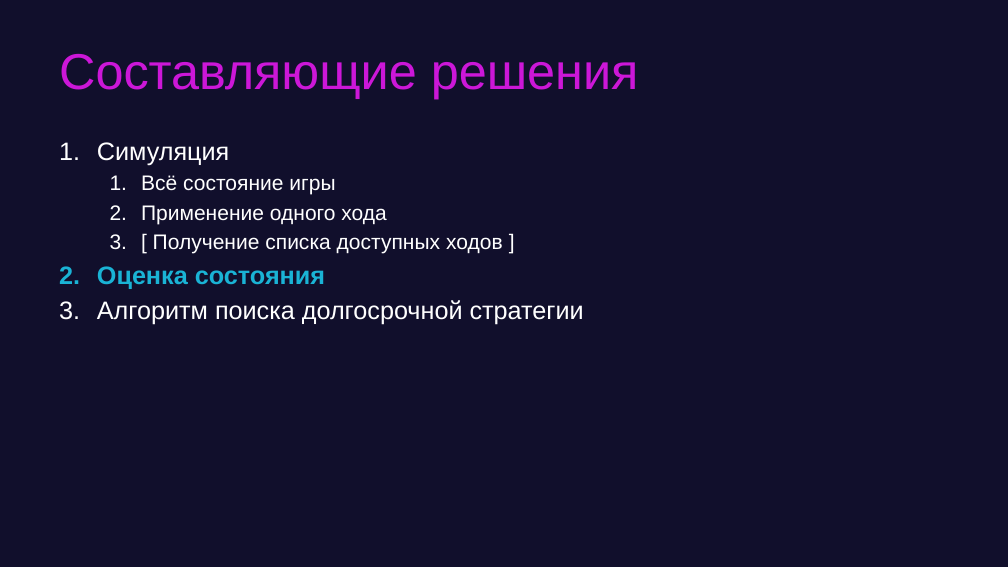
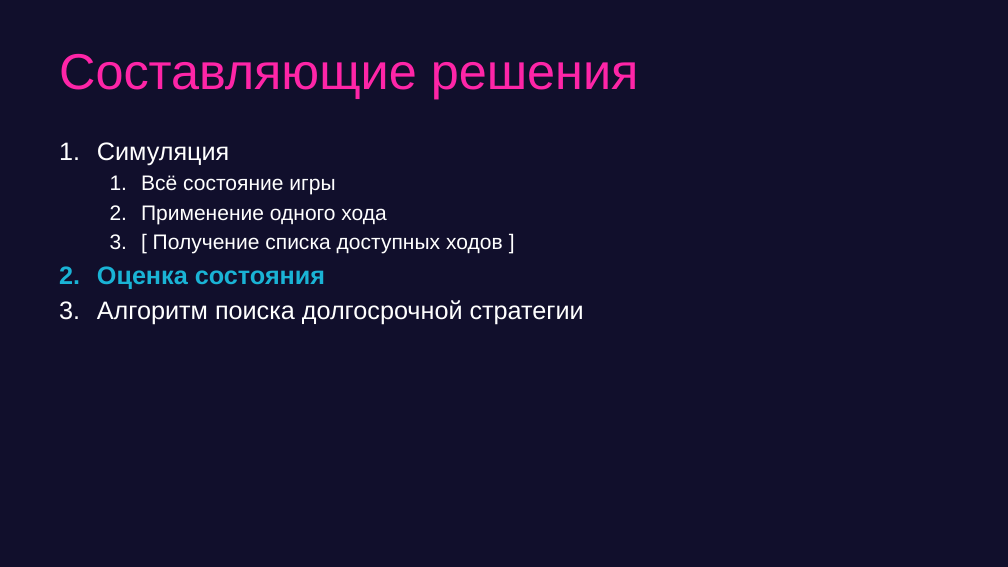
Before and after one commit to game-ai-course/game-ai-school, a slide deck: slide 16 of day1-montecarlo.pptx (slide 21 before the commit). Drawn at 1008x567 pixels with LibreOffice and Linux fonts; fonts in the diff are those of the drawing. Boxes give left, top, right and bottom in pixels: in the first picture for what was removed or moved away, otherwise in the second. Text is boxed around its words. In the diff, an @@ line names an element or a change of style, - is before the commit and + after.

```diff
--- a/day1-montecarlo.pptx
+++ b/day1-montecarlo.pptx
@@ title "Составляющие решения" at (59, 54, 639, 99): text colour #CC17D8 to #FE25A7 @@
```
Also in this commit, not shown: 15 other slides changed, 9 slides added, 12 slides removed, 5 other files.
